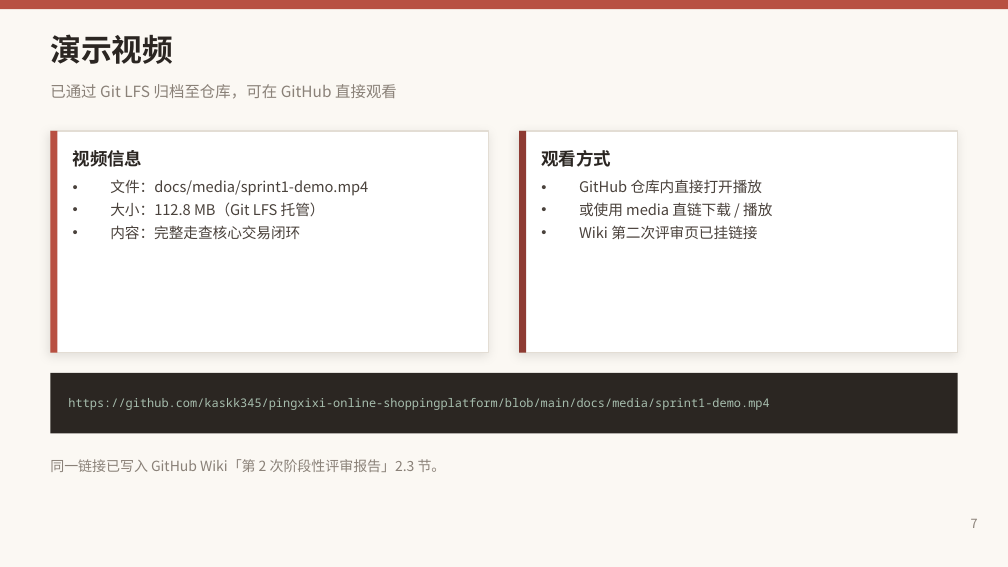
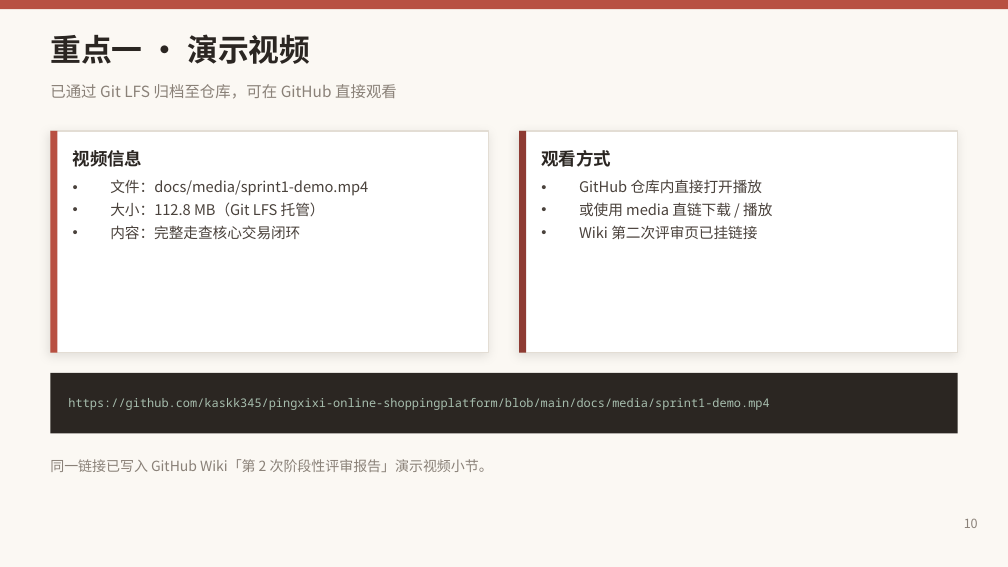
Before and after one commit to kaskk345/pingxixi-online-shoppingplatform, a slide deck: slide 10 of docs/media/第二周_第二次评审_讲述版.pptx (slide 7 before the commit). Drawn at 1008x567 pixels with LibreOffice and Linux fonts; fonts in the diff are those of the drawing. Boxes give left, top, right and bottom in pixels: in the first picture for what was removed or moved away, otherwise in the second. Text is boxed around its words. In the diff, an @@ line names an element or a change of style, - is before the commit and + after.

Commit message:
docs(评审): 讲述版PPT升级为13页（A.1/A.2扩为3页）并重导出逐页预览图片

```diff
--- a/docs/media/第二周_第二次评审_讲述版.pptx
+++ b/docs/media/第二周_第二次评审_讲述版.pptx
@@ text at (50,34,310,64): text changed @@
-演示视频
+重点一 · 演示视频
@@ text at (50,459,493,472): text changed @@
-同一链接已写入 GitHub Wiki「第 2 次阶段性评审报告」2.3 节。
+同一链接已写入 GitHub Wiki「第 2 次阶段性评审报告」演示视频小节。
@@ text at (964,519,978,528): text changed @@
-7
+10
```
Also in this commit, not shown: 8 other slides changed, 4 slides added, 2 slides removed, 16 other files.
